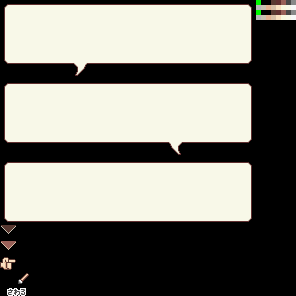
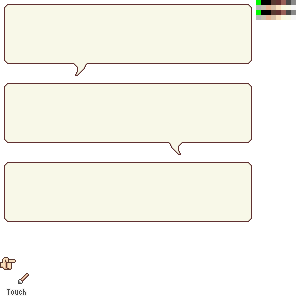
Layer changes from the first 296 x 296 image to the second:
hid "MESSWIN_01_3_0" over [1, 225, 16, 234]
hid "MESSWIN_01_4_0" over [1, 241, 16, 250]
painted on "MESSWIN_01_6_0" over [6, 288, 27, 296]
